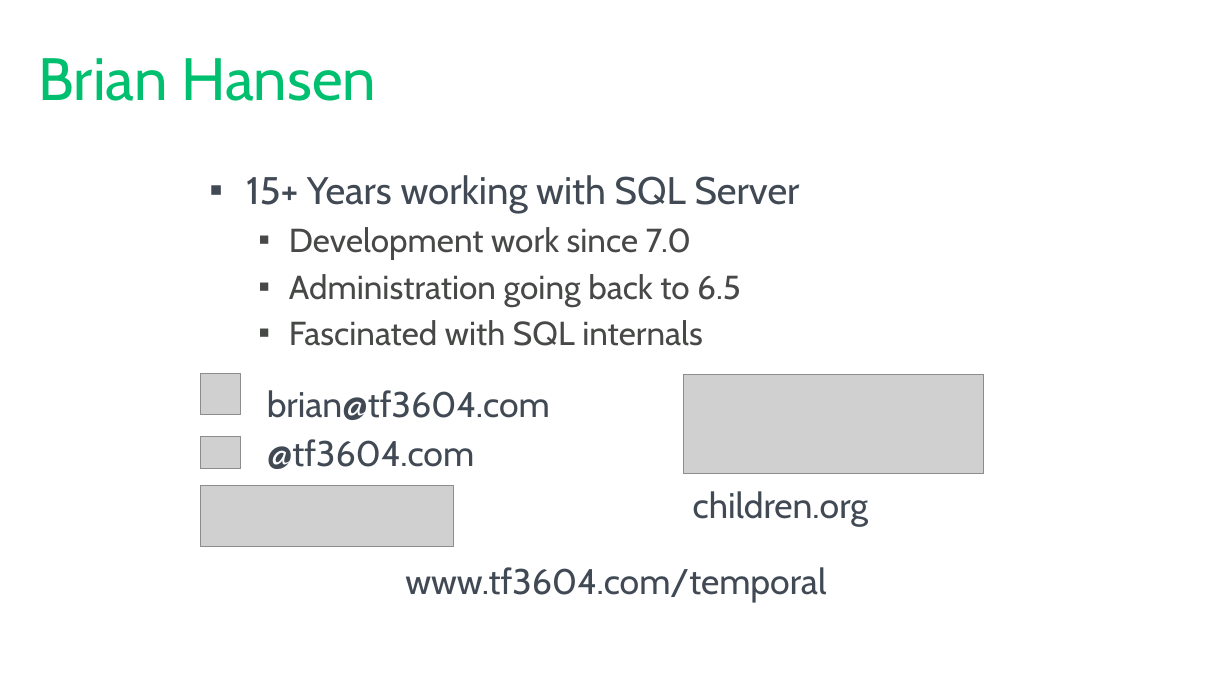
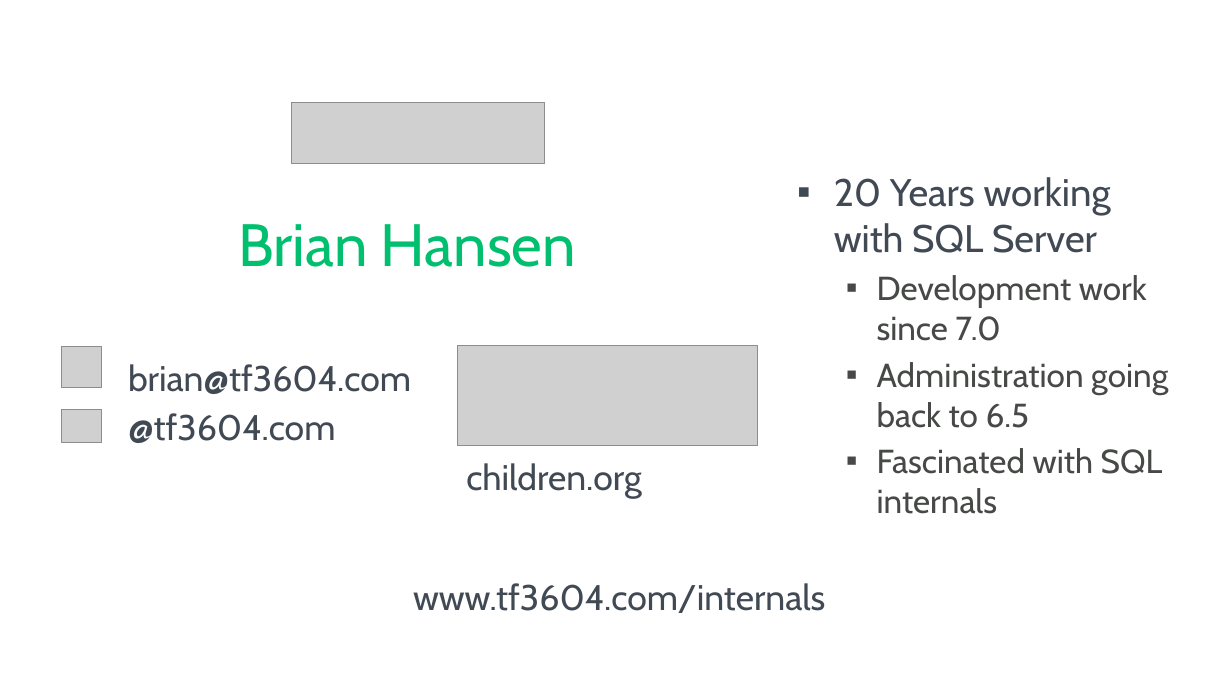
Before and after one commit to tf3604/RememberWhenTemporal, a slide deck: slide 7 of Temporal.pptx. Drawn at 1232x693 pixels with LibreOffice and Linux fonts; fonts in the diff are those of the drawing; grey boxes stand for pictures; background and template pictures are left out. Boxes give left, top, right and bottom in pixels: in the first picture for what was removed or moved away, otherwise in the second. Text is boxed around its words. In the diff, an @@ line names an element or a change of style, - is before the commit and + after.

Commit message:
Update About Me slide.

```diff
--- a/Temporal.pptx
+++ b/Temporal.pptx
@@ picture moved from (x1=200, y1=486, x2=454, y2=547) to (x1=291, y1=103, x2=545, y2=163) @@
@@ text "20 Years working with SQL ..." moved from (x1=246, y1=175, x2=800, y2=346) to (x1=834, y1=177, x2=1168, y2=514) @@
@@ text at (x1=834, y1=177, x2=1111, y2=253): text changed @@
-▪ 15+ Years working with SQL Server
+▪ 20 Years working with SQL Server
@@ title "Brian Hansen" moved from (x1=39, y1=58, x2=376, y2=101) to (x1=238, y1=224, x2=576, y2=267) @@
@@ title "Brian Hansen" at (x1=238, y1=224, x2=576, y2=267): alignment left to centre @@
@@ picture moved from (x1=683, y1=374, x2=984, y2=474) to (x1=458, y1=346, x2=758, y2=446) @@
@@ 2 pictures, 2 texts moved together from (x1=200, y1=374, x2=550, y2=469) to (x1=62, y1=347, x2=411, y2=443) @@
@@ text "children.org" moved from (x1=693, y1=491, x2=868, y2=526) to (x1=466, y1=463, x2=641, y2=498) @@
@@ text at (x1=413, y1=583, x2=825, y2=613): text changed @@
-www.tf3604.com/temporal
+www.tf3604.com/internals
```
